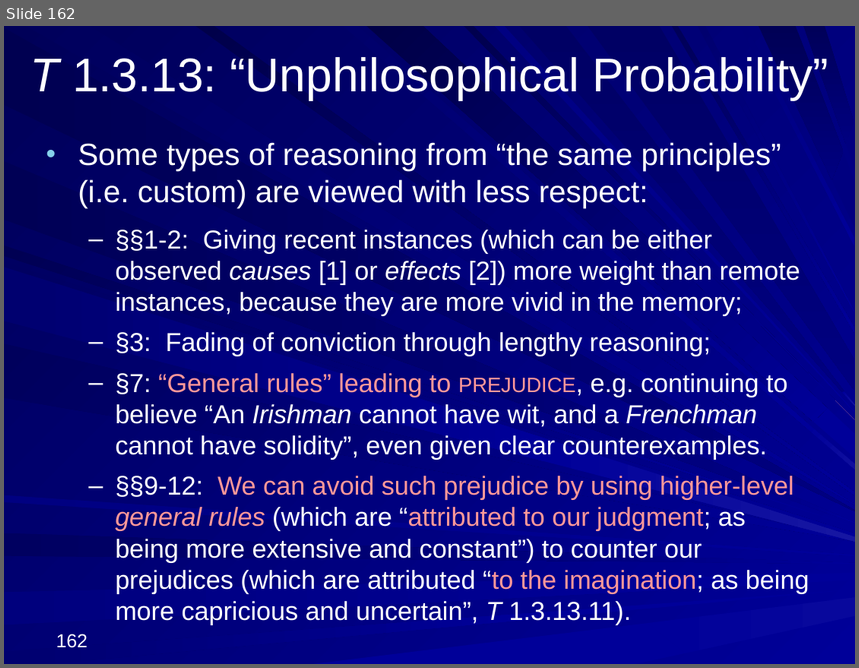
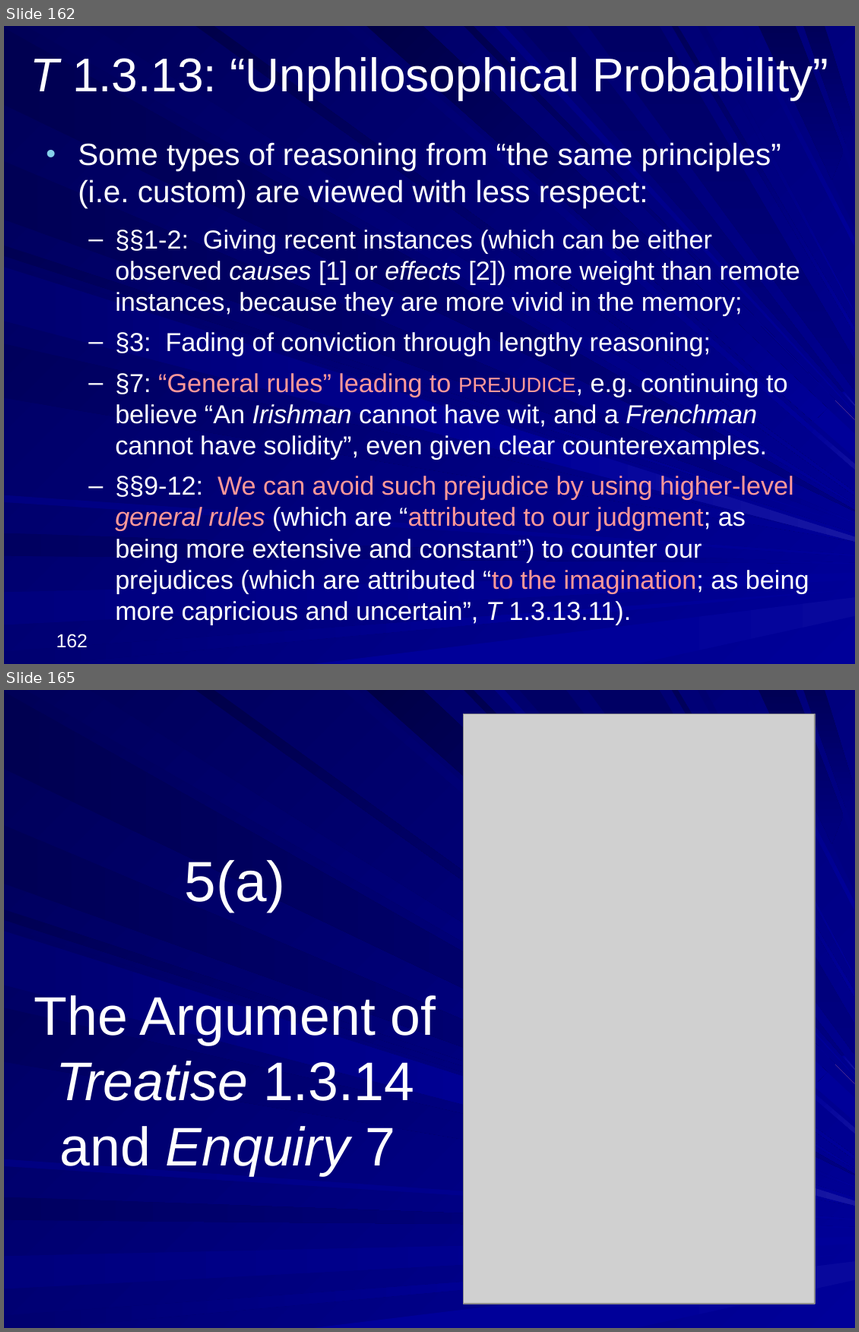
Before and after one commit to englishphilosophy/hume-texts-online, a slide deck: teaching/lectures/2024_Hume_MT_current.pptx. Shown one above the other, each under a label of ours: slide 162 before the commit, slides 162 and 165 after it; the slides between them are not shown. The pictures are 859x668 and 859x1332 pixels, drawn with LibreOffice and Linux fonts; fonts in the diff are those of the drawing; grey boxes stand for pictures. Boxes give left, top, right and bottom in pixels: in the first picture for what was removed or moved away, otherwise in the second. Text is boxed around its words. In the diff, an @@ line names an element or a change of style, - is before the commit and + after.

```diff
--- a/teaching/lectures/2024_Hume_MT_current.pptx
+++ b/teaching/lectures/2024_Hume_MT_current.pptx
@@ slide 165 added at [4,690,855,1328], background gradient #000078 to #000099; not listed: 37 template elements that a slide beside it also shows @@
@@ picture added at [464,714,815,1304] @@
@@ title added at [34,860,436,1176], 46 pt, text #FFFFFF @@
+5(a)
+The Argument of Treatise 1.3.14 and Enquiry 7
```
Also in this commit, not shown: 47 other slides added, 2 other files.
